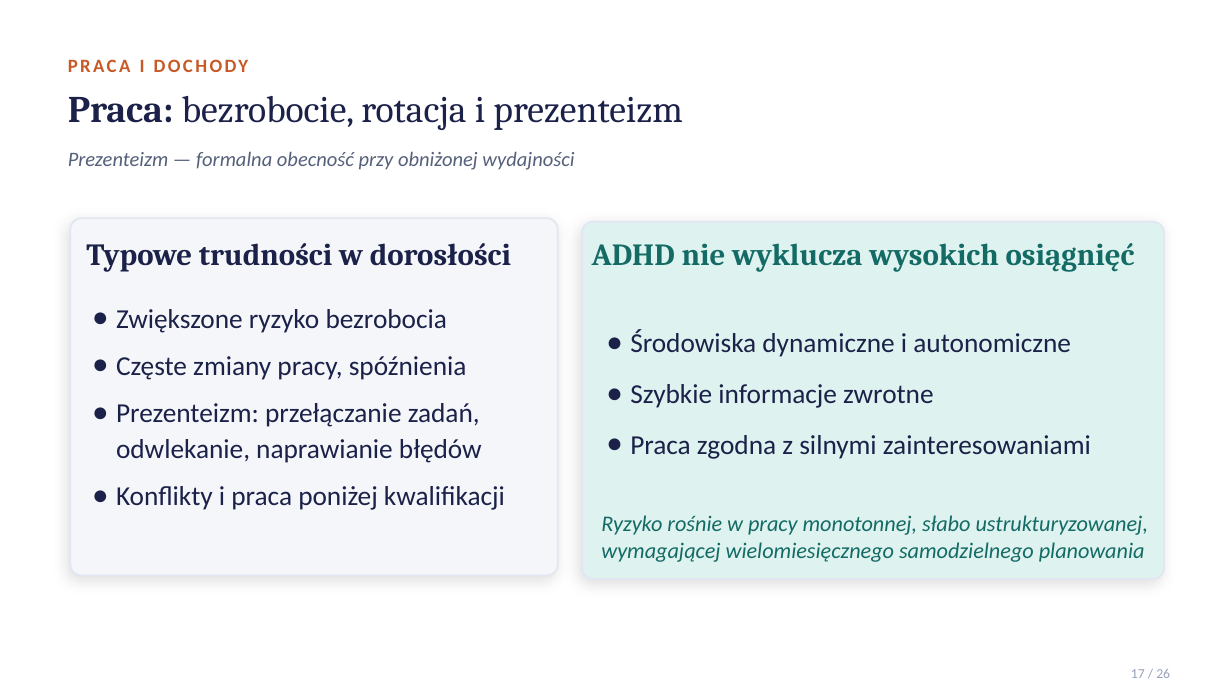
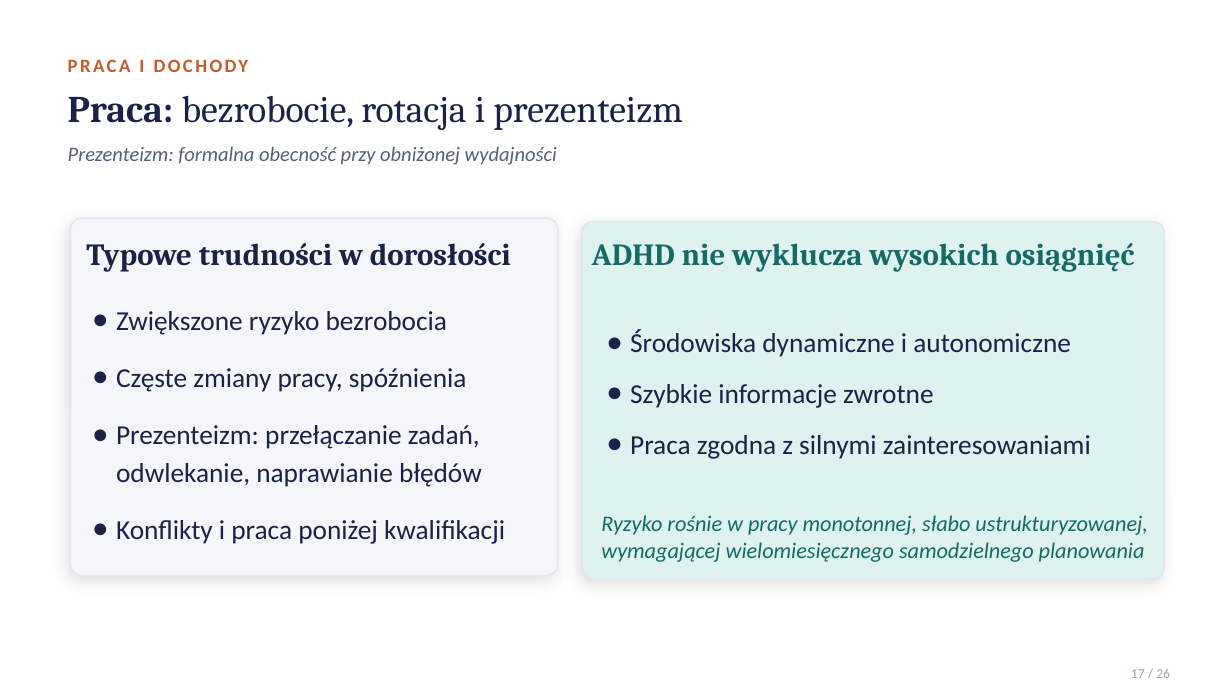
Before and after one commit to MatPomGit/NeuroHub, a slide deck: slide 17 of pages/files/adhd_prezentacja.pptx. Drawn at 1232x693 pixels with LibreOffice and Linux fonts; fonts in the diff are those of the drawing. Boxes give left, top, right and bottom in pixels: in the first picture for what was removed or moved away, otherwise in the second. Text is boxed around its words. In the diff, an @@ line names an element or a change of style, - is before the commit and + after.

```diff
--- a/pages/files/adhd_prezentacja.pptx
+++ b/pages/files/adhd_prezentacja.pptx
@@ text at [68, 146, 557, 165]: text changed @@
-Prezenteizm — formalna obecność przy obniżonej wydajności
+Prezenteizm: formalna obecność przy obniżonej wydajności
@@ text "Zwiększone ryzyko bezrobocia" at [116, 311, 505, 544]: line spacing 1.08 to 1.15; more space between paragraphs @@
```
Also in this commit, not shown: 13 other slides changed, 1 other file.
